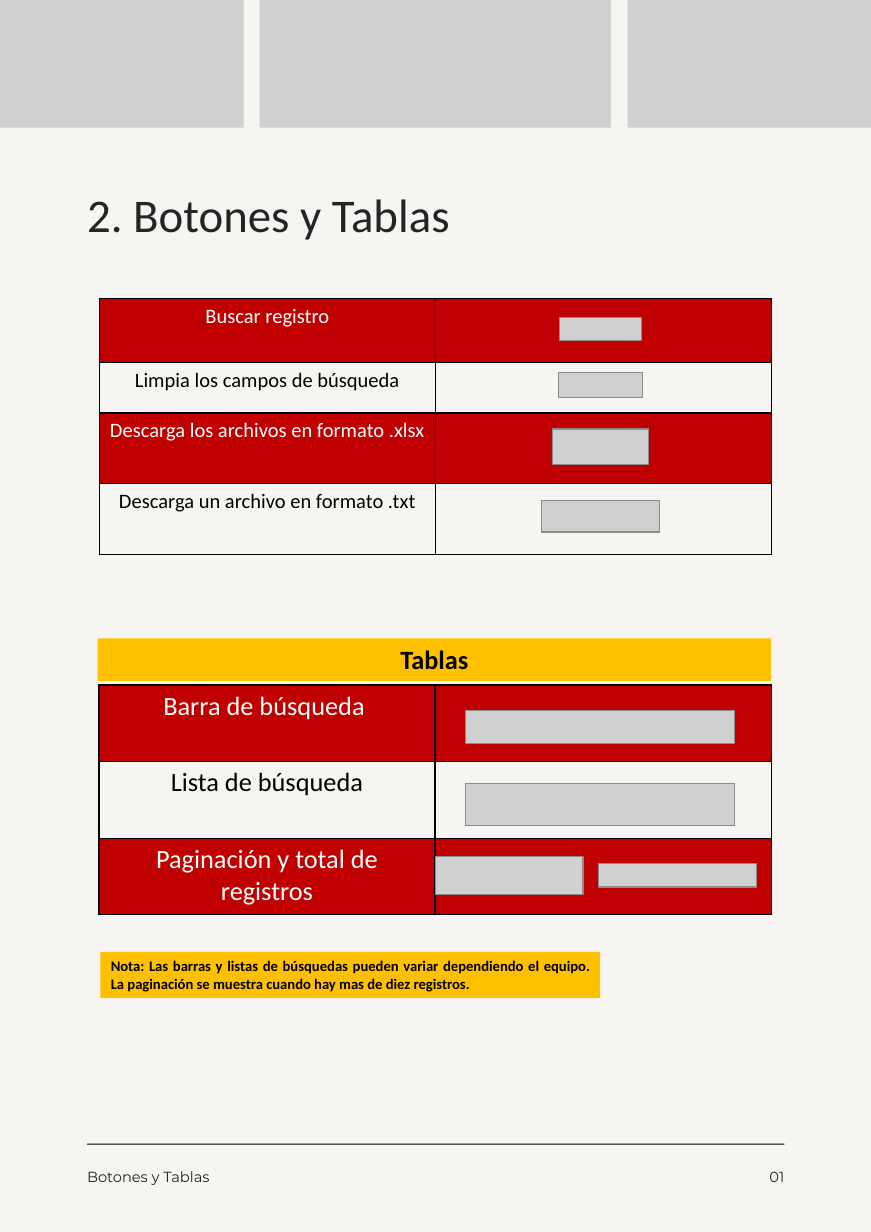
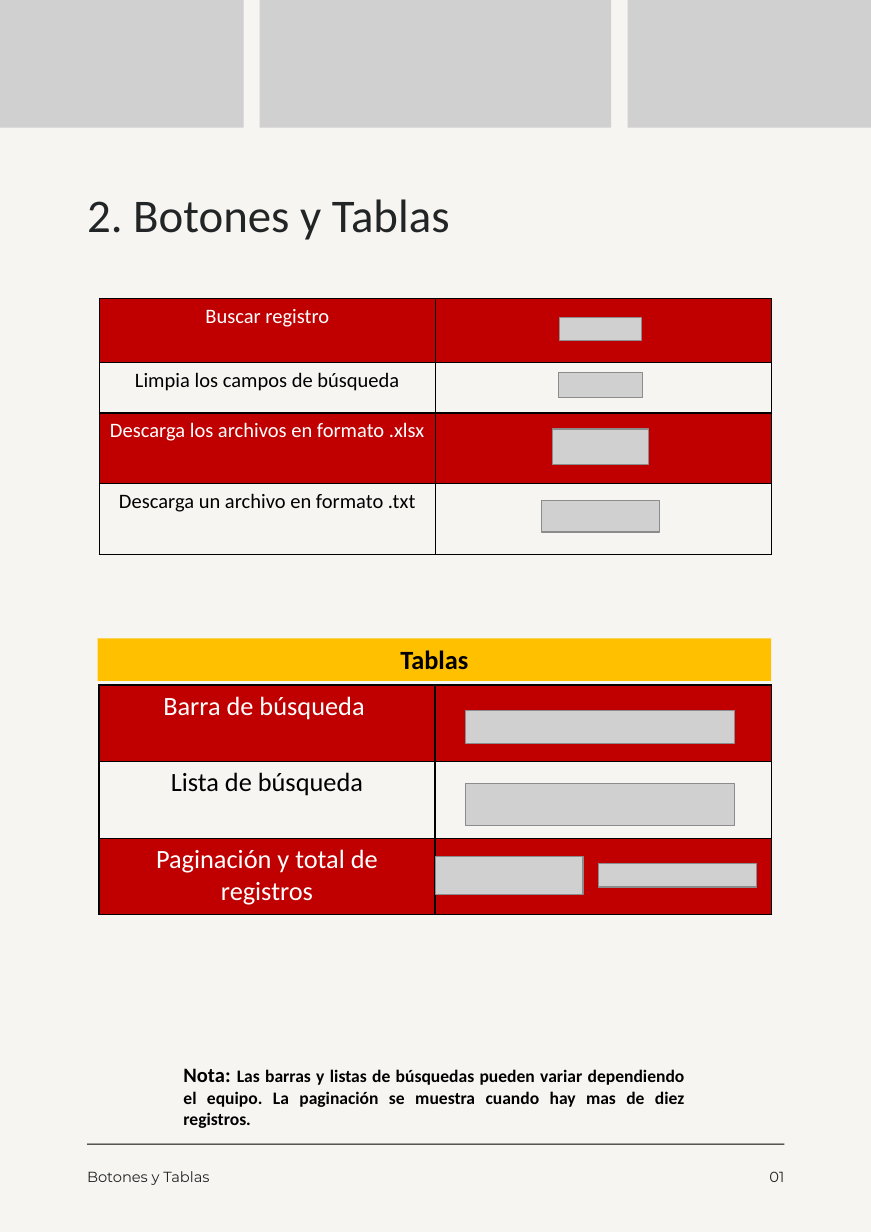
Before and after one commit to moreno-manuel/Pasantia-CVG-FMO, a slide deck: slide 8 of public/files/Documento A4 manual guía de estilos manual identidad visual minimalista rojo.pptx. Drawn at 871x1232 pixels with LibreOffice and Linux fonts; fonts in the diff are those of the drawing; grey boxes stand for pictures. Boxes give left, top, right and bottom in pixels: in the first picture for what was removed or moved away, otherwise in the second. Text is boxed around its words. In the diff, an @@ line names an element or a change of style, - is before the commit and + after.

```diff
--- a/public/files/Documento A4 manual guía de estilos manual identidad visual minimalista rojo.pptx
+++ b/public/files/Documento A4 manual guía de estilos manual identidad visual minimalista rojo.pptx
@@ text "Nota: Las barras y listas ...": place and size @@
-text "Nota: Las barras y listas ..." at [100,952,600,999]
+text "Nota: Las barras y listas ..." at [183,1068,685,1128]
@@ text "Nota: Las barras y listas ..." at [183,1068,685,1128]: size 10 to 14 pt in "Nota:"; size 10 to 12 pt; fill #FFC000 to none @@
```
Also in this commit, not shown: 10 other slides changed, 4 slides added, 7 other files.
